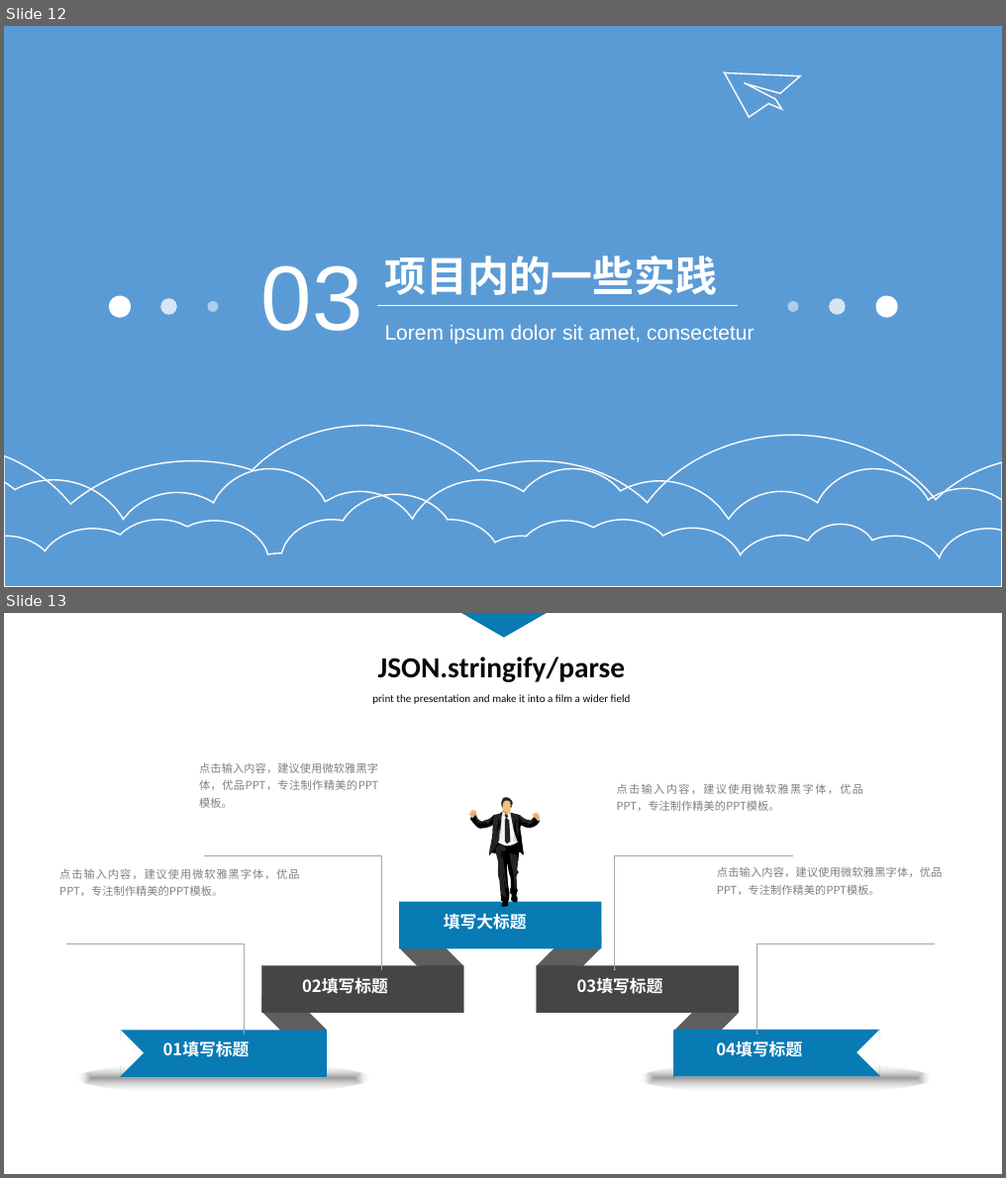
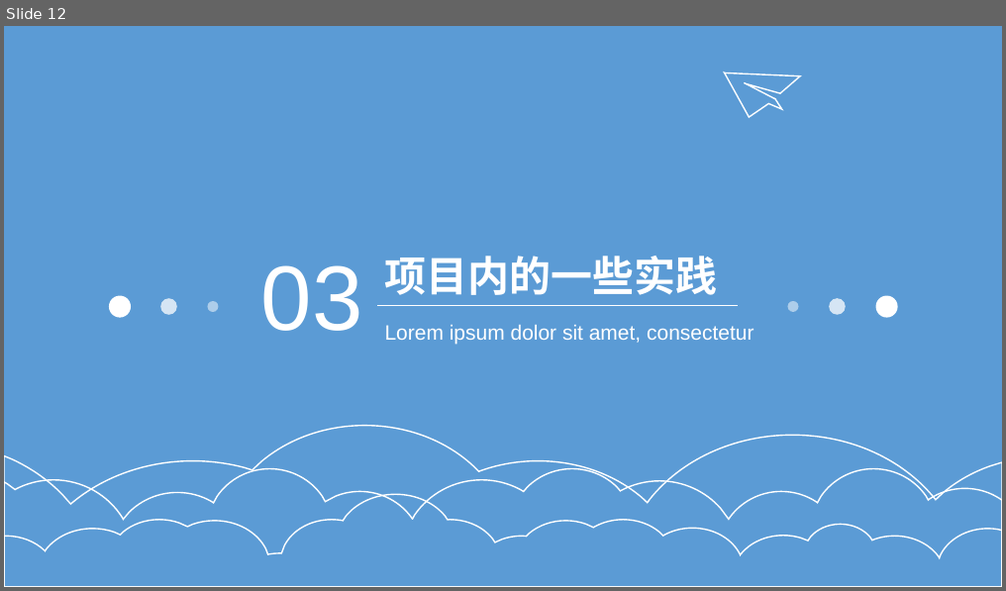
Before and after one commit to touchpillow/ts-demo, a slide deck: ts-分享.pptx. Shown one above the other, each under a label of ours: slides 12 and 13 before the commit, slide 12 after it. The pictures are 1006x1178 and 1006x591 pixels, drawn with LibreOffice and Linux fonts; fonts in the diff are those of the drawing. Boxes give left, top, right and bottom in pixels: in the first picture for what was removed or moved away, otherwise in the second. Text is boxed around its words. In the diff, an @@ line names an element or a change of style, - is before the commit and + after.

```diff
--- a/ts-分享.pptx
+++ b/ts-分享.pptx
@@ slide 13 removed at bbox=[4, 613, 1002, 1174], background #FFFFFF @@
@@ freeform shape removed at bbox=[462, 613, 547, 637] @@
@@ text removed at bbox=[378, 657, 626, 682] @@
-JSON.stringify/parse
@@ text removed at bbox=[372, 694, 631, 704] @@
-print the presentation and make it into a film a wider field
@@ group removed at bbox=[59, 762, 943, 1094]: 35 freeform shapes, 9 texts, 4 elbow lines, 3 rectangles, 2 ellipses @@
-01填写标题
-02填写标题
-填写大标题
-03填写标题
-04填写标题
-点击输入内容，建议使用微软雅黑字体，优品PPT，专注制作精美的PPT模板。
-点击输入内容，建议使用微软雅黑字体，优品PPT，专注制作精美的PPT模板。
-点击输入内容，建议使用微软雅黑字体，优品PPT，专注制作精美的PPT模板。
-点击输入内容，建议使用微软雅黑字体，优品PPT，专注制作精美的PPT模板。
```
Also in this commit, not shown: 3 slides changed, 2 slides added, 1 other slide removed, 4 other files.
